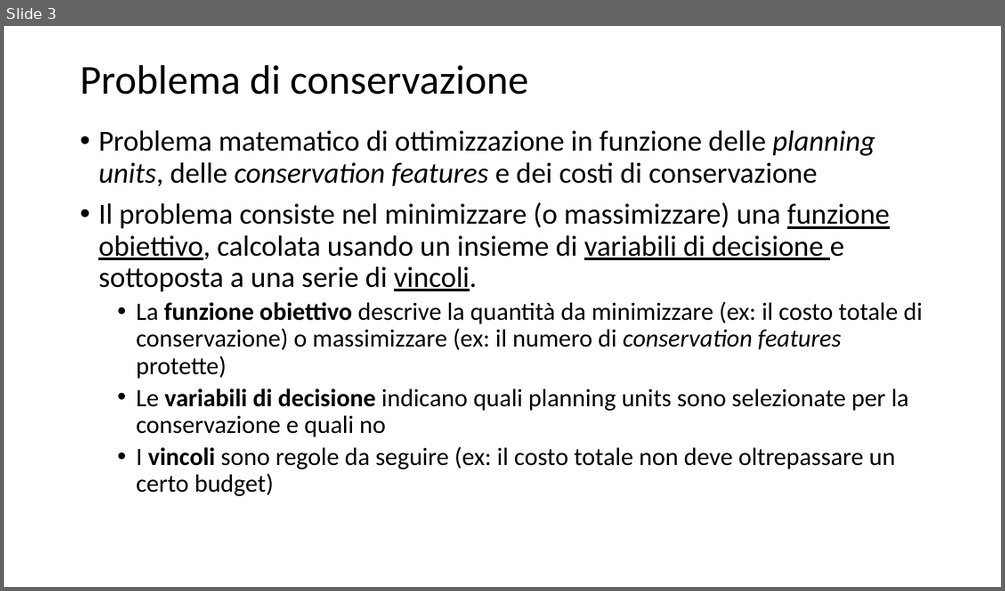
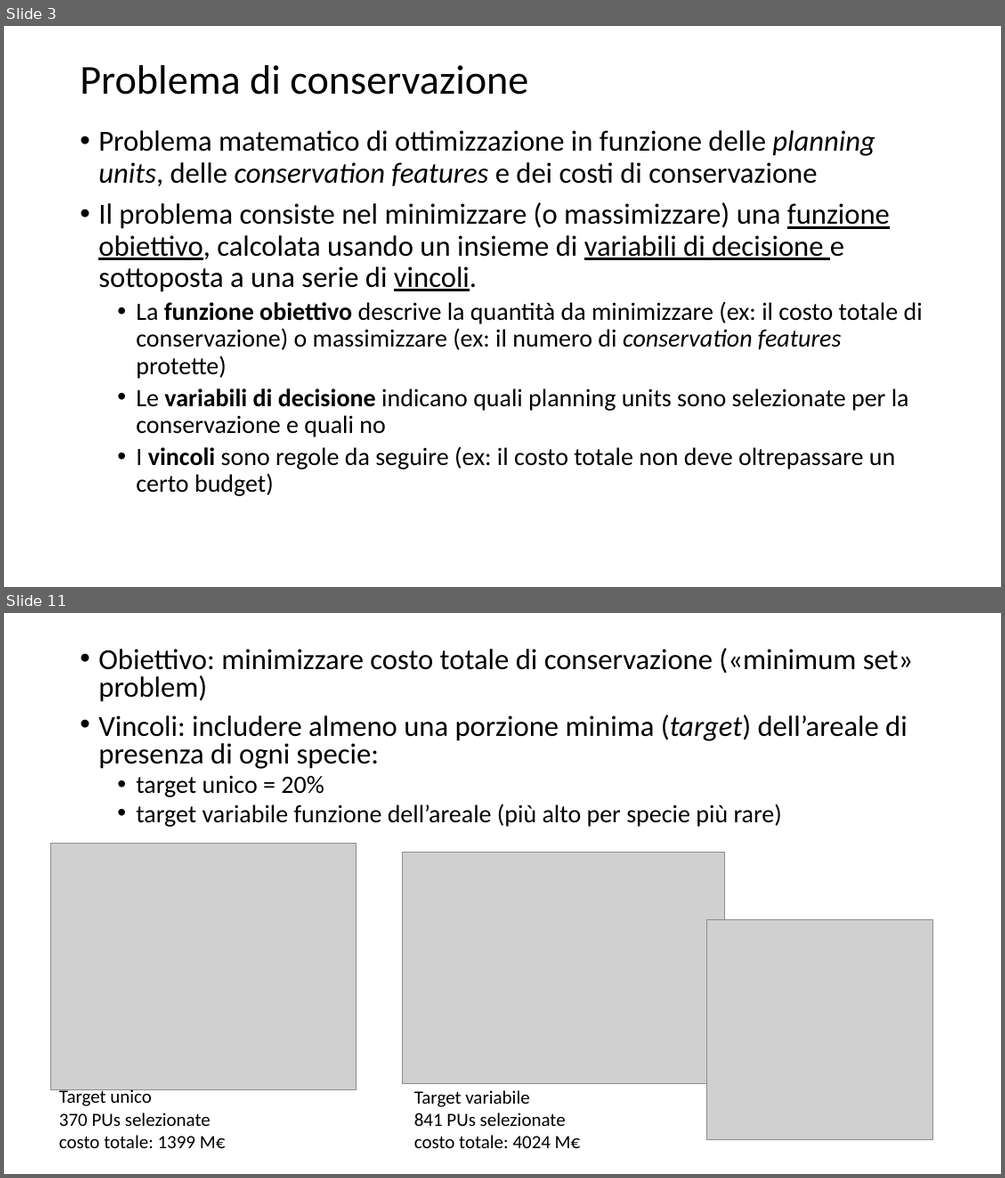
Before and after one commit to MarcoAndrello/prioritizr-spoke-2, a slide deck: Pres.pptx. Shown one above the other, each under a label of ours: slide 3 before the commit, slides 3 and 11 after it; the slides between them are not shown. The pictures are 1005x591 and 1005x1178 pixels, drawn with LibreOffice and Linux fonts; fonts in the diff are those of the drawing; grey boxes stand for pictures. Boxes give left, top, right and bottom in pixels: in the first picture for what was removed or moved away, otherwise in the second. Text is boxed around its words. In the diff, an @@ line names an element or a change of style, - is before the commit and + after.

```diff
--- a/Pres.pptx
+++ b/Pres.pptx
@@ slide 11 added at [4,613,1001,1174], background #FFFFFF @@
@@ text added at [98,648,913,827], 28 pt, text #000000 @@
+• Obiettivo: minimizzare costo totale di conservazione («minimum set» problem)
+• Vincoli: includere almeno una porzione minima (target) dell’areale di presenza di ogni specie:
+  • target unico = 20%
+  • target variabile funzione dell’areale (più alto per specie più rare)
@@ picture added at [50,843,356,1089] @@
@@ picture added at [403,852,724,1083] @@
@@ picture added at [707,919,933,1140] @@
@@ text added at [59,1087,226,1148], 18 pt, text #000000 @@
+Target unico
+370 PUs selezionate
+costo totale: 1399 M€
@@ text added at [414,1090,581,1148], 18 pt, text #000000 @@
+Target variabile
+841 PUs selezionate
+costo totale: 4024 M€
```
Also in this commit, not shown: 2 slides changed, 15 other slides added, 8 slides removed, 2 other files.
